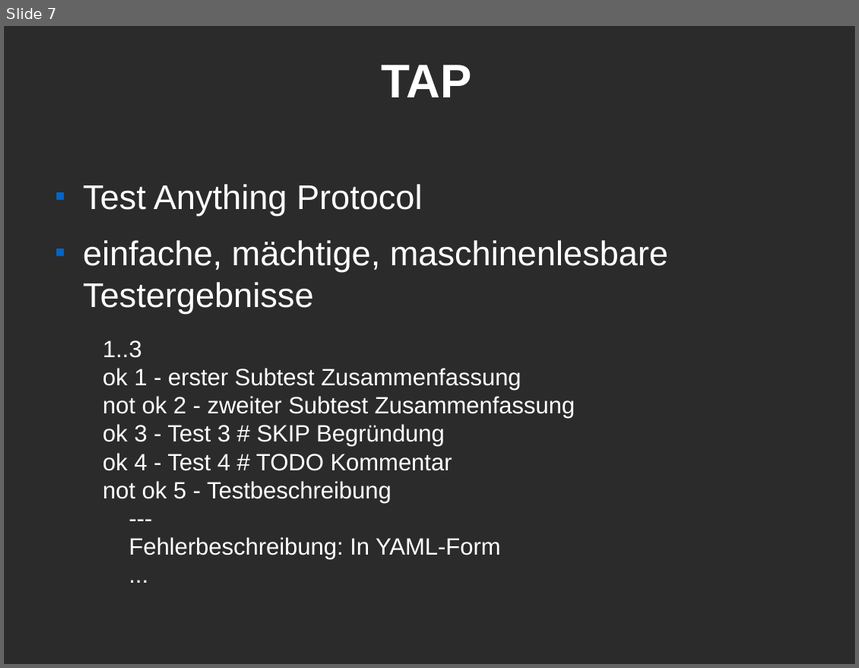
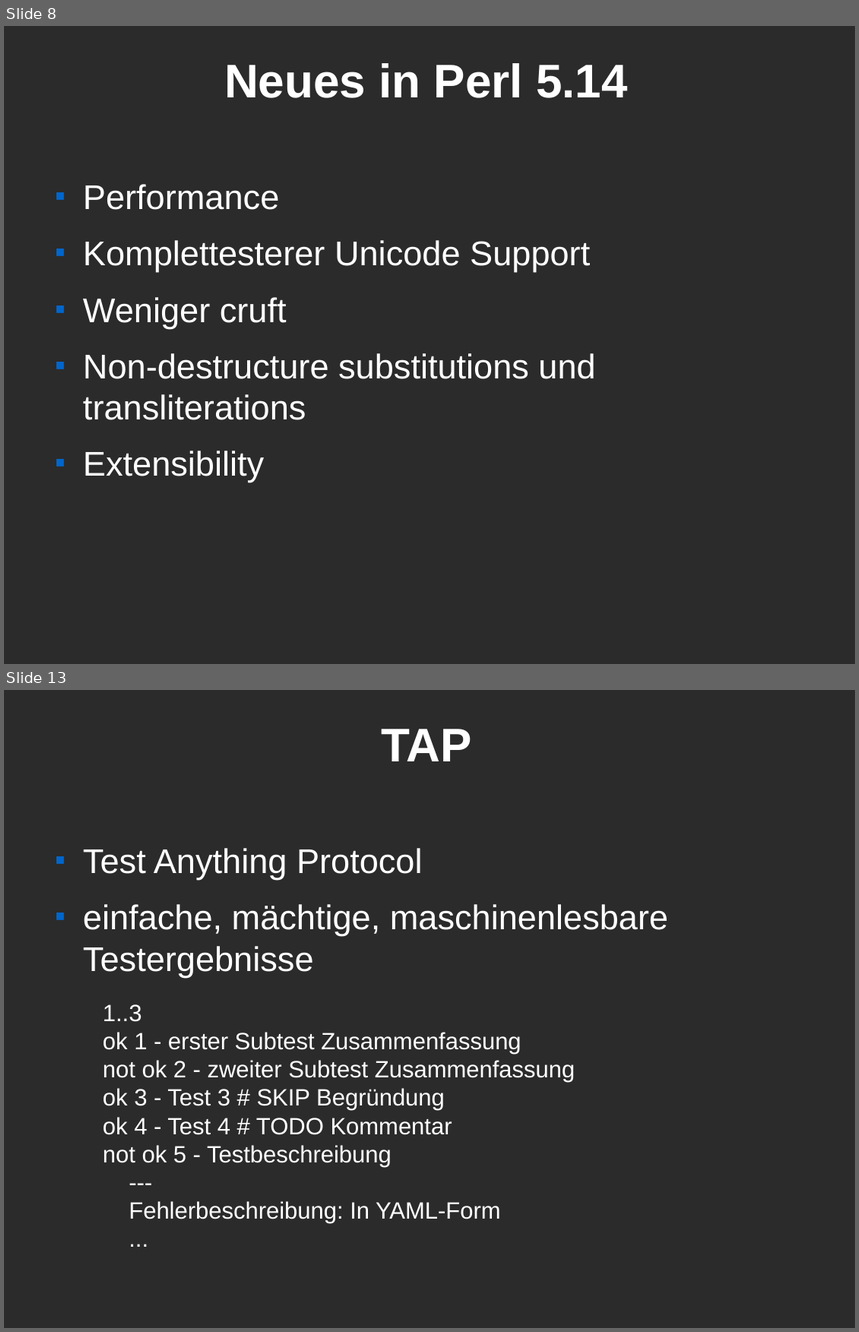
Before and after one commit to Caldrin/Vortrag_CLT, a slide deck: Modern Perl.odp. Shown one above the other, each under a label of ours: slide 7 before the commit, slides 8 and 13 after it; the slides between them are not shown. The pictures are 859x668 and 859x1332 pixels, drawn with LibreOffice and Linux fonts; fonts in the diff are those of the drawing; background and template pictures are left out; a plain dark background stands for a picture behind light text. Boxes give left, top, right and bottom in pixels: in the first picture for what was removed or moved away, otherwise in the second. Text is boxed around its words. In the diff, an @@ line names an element or a change of style, - is before the commit and + after.

```diff
--- a/Modern Perl.odp
+++ b/Modern Perl.odp
@@ slide 8 added at bbox=[4, 26, 855, 664], background picture (left out) @@
@@ title added at bbox=[224, 63, 628, 98], 44 pt, text #FFFFFF, bold @@
+Neues in Perl 5.14
@@ text added at bbox=[83, 184, 595, 483], 32 pt, text #FFFFFF @@
+■ Performance
+■ Komplettesterer Unicode Support
+■ Weniger cruft
+■ Non-destructure substitutions und transliterations
+■ Extensibility
@@ what was slide 7 is now slide 13 @@
```
Also in this commit, not shown: 2 slides changed, 11 other slides added, 1 slide removed.
